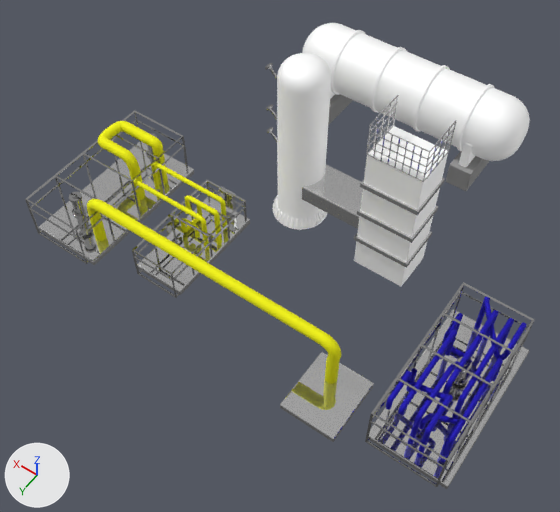
Renders of the glTF model public/models/wodorowy_hub.glb from each side of a commit.
Before and after are seen from a 50 mm lens placed at (-1.95, 3.04, 4.23), pointed at (-0.17, 0.55, 0.31). Every picture has the same lights, and +X, +Y and +Z are marked at lower left. Where no turn or scale is listed for an object, it has been applied to the vertices. Vertices at the same position are counted once.
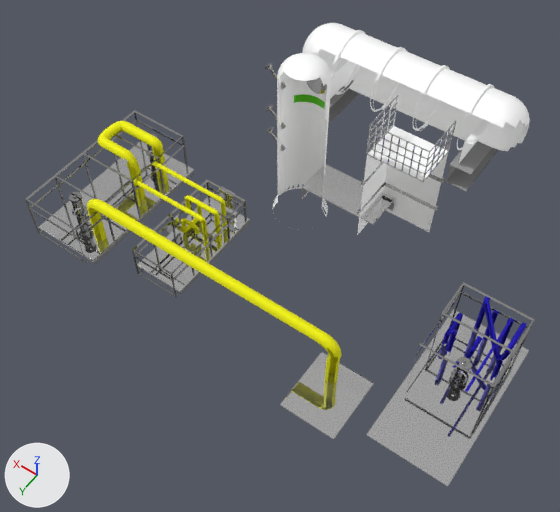
Patch to the scene script:
```diff
--- a/public/models/wodorowy_hub.glb.py
+++ b/public/models/wodorowy_hub.glb.py
@@ me_cube_124 @@
-me_cube_124.from_pydata(...)  # 1820 vertices, 3744 faces; spans x -0.234..0.234, y -0.531..0.531, z -0.231..0.124
+me_cube_124.from_pydata(...)  # 775 vertices, 1307 faces; spans x -0.234..0.234, y -0.531..0.012, z -0.231..0.124
+# me_cube_124 part 1: 1045 vertices removed from x -0.234..0.234, y -0.523..0.531, z -0.231..0.124
 me_cube_124.materials.append(mat_szary_metalic_001)
@@ me_cylinder_039 @@
-me_cylinder_039.from_pydata(...)  # 2379 vertices, 4754 faces; spans x -0.88..0.88, y -0.25..0.25, z -0.25..0.25
+me_cylinder_039.from_pydata(...)  # 1885 vertices, 3372 faces; spans x -0.88..0.88, y -0.25..0.25, z -0.25..0.25
+# me_cylinder_039 part 2: 3 vertices moved within x -0.54..-0.16, y -0.17..0.17, z -0.17..0.17; 310 vertices removed from x -0.88..-0.16, y -0.24..0.25, z -0.25..0.24
+# me_cylinder_039 part 3: 2 vertices moved within x 0.52..0.54, y 0.17, z -0.17; 95 vertices removed from x 0.51..0.88, y -0.05..0.25, z -0.25..0.18
+# me_cylinder_039 part 4: 1 vertex moved within x 0.19, y 0.17, z -0.17; 89 vertices removed from x 0.16..0.19, y 0.0..0.25, z -0.25..0.18
 me_cylinder_039.materials.append(mat_bialy_metalic)
@@ me_cylinder_042 @@
-me_cylinder_042.from_pydata(...)  # 1052 vertices, 2100 faces; spans x -0.197..0.197, y -0.197..0.197, z -0.228..1.052
+me_cylinder_042.from_pydata(...)  # 579 vertices, 1004 faces; spans x -0.196..0.197, y -0.196..0.196, z -0.228..1.052
+# me_cylinder_042 part 5: 516 vertices removed from x -0.197..0.176, y -0.197..0.197, z -0.219..0.996
+# me_cylinder_042 part 6: 43 vertices added at x -0.16..0.16, y -0.16..0.133, z 0.615..0.676
 me_cylinder_042.materials.append(mat_bialy_metalic)
@@ me_cube_126 @@
-me_cube_126.from_pydata(...)  # 168 vertices, 332 faces; spans x -0.199..0.199, y -0.165..0.165, z -0.504..0.504
+me_cube_126.from_pydata(...)  # 93 vertices, 139 faces; spans x -0.199..0.199, y -0.165..0.165, z -0.235..0.504
+# me_cube_126 part 7
+# 75 vertices are removed from x -0.199..0.199, y -0.165..0.165, z -0.504..0.27
+# 193 faces are deleted
 me_cube_126.materials.append(mat_bialy_metalic)
@@ me_cube_127 @@
-me_cube_127.from_pydata(...)  # 96 vertices, 188 faces; spans x -0.393..0.159, y -0.136..0.136, z 0.324..0.45
+me_cube_127.from_pydata(...)  # 69 vertices, 114 faces; spans x -0.392..0.159, y -0.136..0.136, z 0.325..0.45
+# me_cube_127 part 8
+# 27 vertices are removed from x -0.393..0.157, y -0.127..0.136, z 0.324..0.441
+# 74 faces are deleted
 me_cube_127.materials.append(mat_szary_metalic_002)
@@ me_béziercurve_016 @@
-me_béziercurve_016.from_pydata(...)  # 2468 vertices, 4696 faces; spans x -0.2..0.217, y -0.73..0.254, z -0.193..0.152
+me_béziercurve_016.from_pydata(...)  # 1005 vertices, 1648 faces; spans x -0.2..0.189, y -0.73..-0.101, z -0.193..0.151
+# me_béziercurve_016 part 9: the loose piece of 484 vertices spanning x -0.07..0.217, y -0.025..0.254, z -0.193..0.152 is deleted
+# me_béziercurve_016 part 10: the loose piece of 363 vertices spanning x -0.172..0.03, y -0.025..0.169, z -0.191..-0.013 is deleted
+# me_béziercurve_016 part 11: the loose piece of 24 vertices spanning x 0.176..0.208, y -0.08..-0.048, z -0.142..0.08 is deleted
+# me_béziercurve_016 part 12: 592 vertices removed from x -0.198..0.179, y -0.71..0.213, z -0.193..0.131
 me_béziercurve_016.materials.append(mat_szary_metalic_004)
```

Where the change shows, as pixel boxes (x1, y1, x2, y2) in the pictures (560 x 512 px):
'Cylinder.060', reshaped (7% shorter): before (302, 23, 530, 161); after (302, 23, 530, 151)
'Cube.398', reshaped (32% shorter): before (354, 126, 448, 287); after (357, 126, 448, 235)
'BézierCurve.018', reshaped (39% narrower, 43% shorter): before (386, 297, 527, 463); after (442, 297, 527, 392)
'Cube.396', reshaped (27% narrower, 36% shorter): before (365, 282, 535, 487); after (412, 282, 535, 413)
'Cube.399', reshaped: before (302, 164, 363, 229); after (302, 164, 395, 225)
part 1 of me_cube_124, deleted: before (365, 290, 527, 487)
part 2 of me_cylinder_039, cut back: before (413, 87, 529, 161); after (414, 108, 494, 130)
part 3 of me_cylinder_039, cut back: before (313, 52, 378, 108)
part 4 of me_cylinder_039, cut back: before (370, 68, 415, 127)
part 5 of me_cylinder_042, deleted: before (273, 74, 329, 230)
part 6 of me_cylinder_042, added: after (277, 72, 331, 205)
part 7 of me_cube_126, deleted: before (354, 154, 448, 287)
part 8 of me_cube_127, deleted: before (302, 188, 359, 229)
part 9 of me_béziercurve_016, deleted (blue): before (386, 371, 453, 458)
part 10 of me_béziercurve_016, deleted: before (419, 413, 461, 455)
part 11 of me_béziercurve_016, deleted: before (406, 368, 417, 392)
part 12 of me_béziercurve_016, deleted (blue): before (398, 307, 513, 463)
